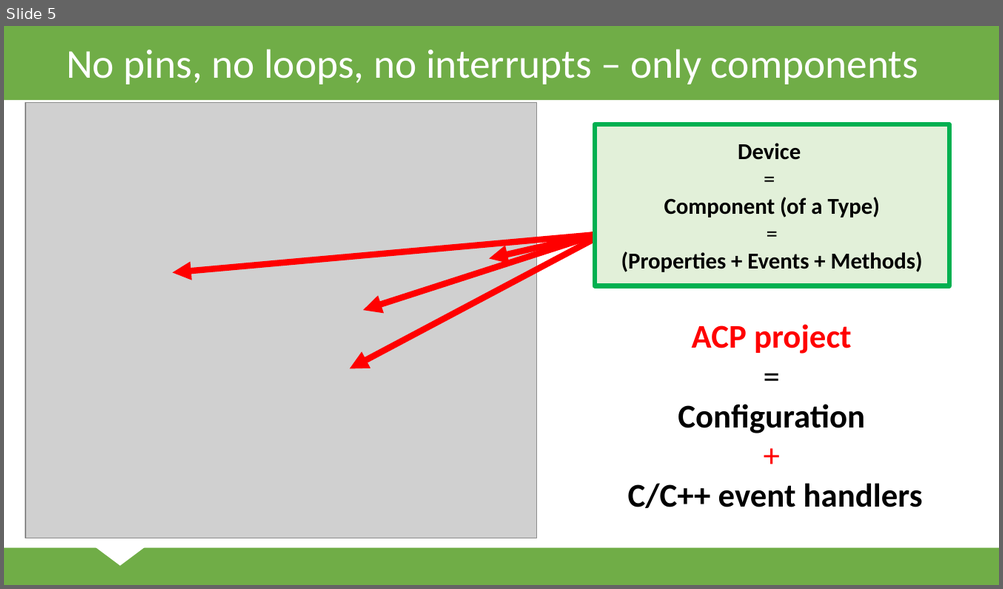
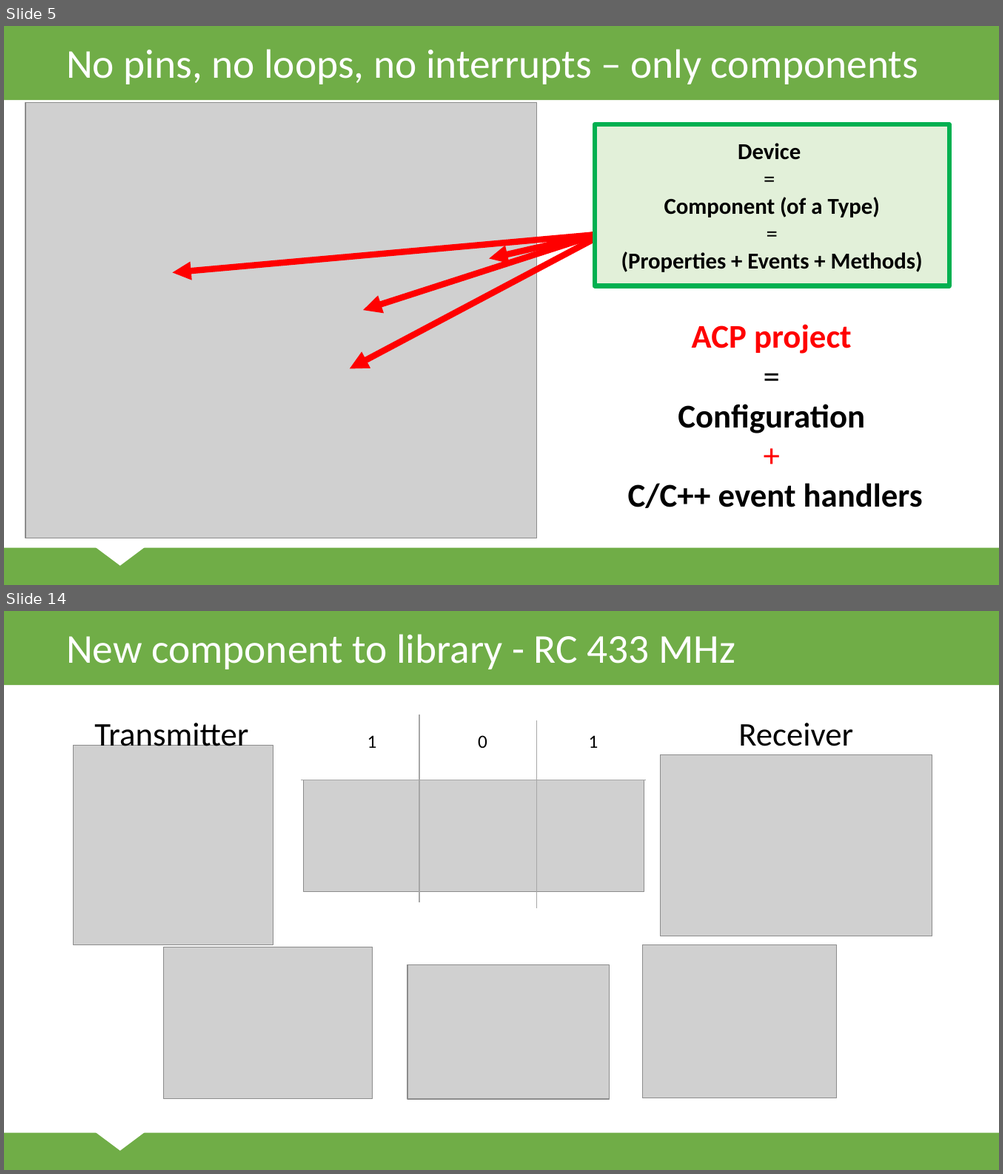
Before and after one commit to ppatrik/DiplomovaPraca, a slide deck: svk/Prezentacia.pptx. Shown one above the other, each under a label of ours: slide 5 before the commit, slides 5 and 14 after it; the slides between them are not shown. The pictures are 1003x589 and 1003x1174 pixels, drawn with LibreOffice and Linux fonts; fonts in the diff are those of the drawing; grey boxes stand for pictures. Boxes give left, top, right and bottom in pixels: in the first picture for what was removed or moved away, otherwise in the second. Text is boxed around its words. In the diff, an @@ line names an element or a change of style, - is before the commit and + after.

```diff
--- a/svk/Prezentacia.pptx
+++ b/svk/Prezentacia.pptx
@@ slide 14 added at (x1=4, y1=611, x2=999, y2=1170), background #FFFFFF; not listed: 3 template elements that a slide beside it also shows @@
@@ title added at (x1=66, y1=634, x2=735, y2=669), 39.6 pt, text #FFFFFF @@
+New component to library - RC 433 MHz
@@ line added from (419, 715) to (419, 903), #A7A7A7 1 pt @@
@@ line added from (537, 721) to (537, 908), #A7A7A7 1 pt @@
@@ text added at (x1=94, y1=723, x2=248, y2=755), 32 pt, text #000000 @@
+Transmitter
@@ text added at (x1=367, y1=735, x2=377, y2=748), 18 pt, text #000000 @@
+1
@@ text added at (x1=478, y1=735, x2=487, y2=748), 18 pt, text #000000 @@
+0
@@ text added at (x1=589, y1=735, x2=598, y2=748), 18 pt, text #000000 @@
+1
@@ text added at (x1=738, y1=723, x2=853, y2=746), 32 pt, text #000000 @@
+Receiver
@@ picture added at (x1=74, y1=745, x2=273, y2=945) @@
@@ picture added at (x1=660, y1=755, x2=931, y2=937) @@
@@ line added from (301, 780) to (646, 780), #A7A7A7 1 pt @@
@@ picture added at (x1=303, y1=780, x2=644, y2=891) @@
@@ picture added at (x1=164, y1=947, x2=373, y2=1099) @@
@@ picture added at (x1=407, y1=965, x2=609, y2=1099) @@
@@ picture added at (x1=643, y1=945, x2=836, y2=1099) @@
```
Also in this commit, not shown: 5 slides changed, 8 other slides added, 5 other files.
